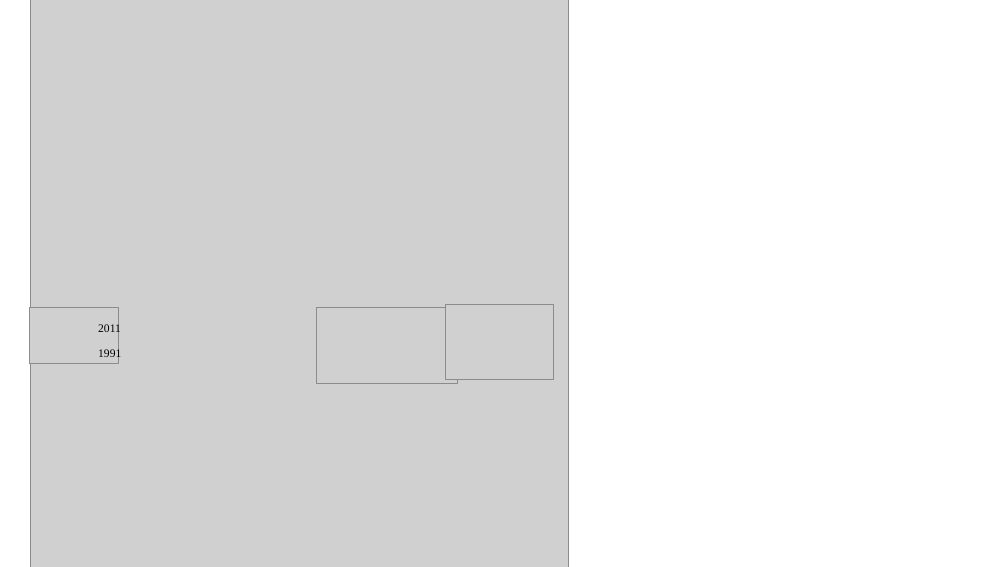
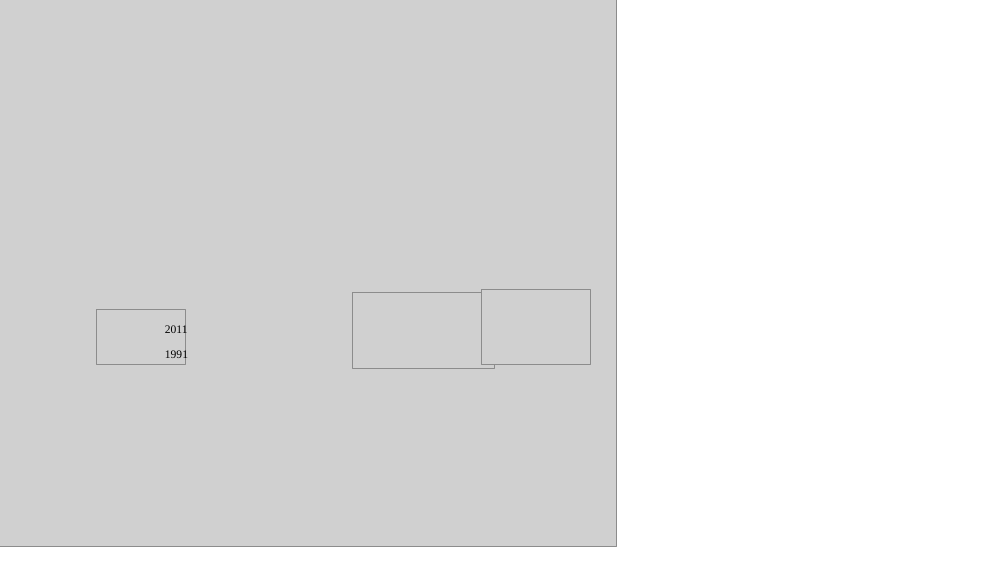
Before and after one commit to smc322/EcosysGCBClass2022, a slide deck: slide 1 of Figures/Niwot/combo_edits.pptx. Drawn at 1008x567 pixels with LibreOffice and Linux fonts; fonts in the diff are those of the drawing; grey boxes stand for pictures. Boxes give left, top, right and bottom in pixels: in the first picture for what was removed or moved away, otherwise in the second. Text is boxed around its words. In the diff, an @@ line names an element or a change of style, - is before the commit and + after.

```diff
--- a/Figures/Niwot/combo_edits.pptx
+++ b/Figures/Niwot/combo_edits.pptx
@@ picture: place and size @@
-picture at box(30, 0, 569, 567)
+picture at box(0, 0, 616, 547)
@@ picture: place and size @@
-picture at box(316, 308, 458, 383)
+picture at box(352, 293, 495, 368)
@@ picture: place and size @@
-picture at box(445, 304, 554, 380)
+picture at box(482, 290, 591, 365)
@@ picture: place and size @@
-picture at box(29, 308, 118, 364)
+picture at box(97, 309, 185, 365)
@@ text "2011": place and size @@
-text "2011" at box(98, 323, 121, 335)
+text "2011" at box(165, 324, 188, 336)
@@ text "1991": place and size @@
-text "1991" at box(98, 348, 121, 360)
+text "1991" at box(165, 349, 188, 361)
```
Also in this commit, not shown: 5 other files.
